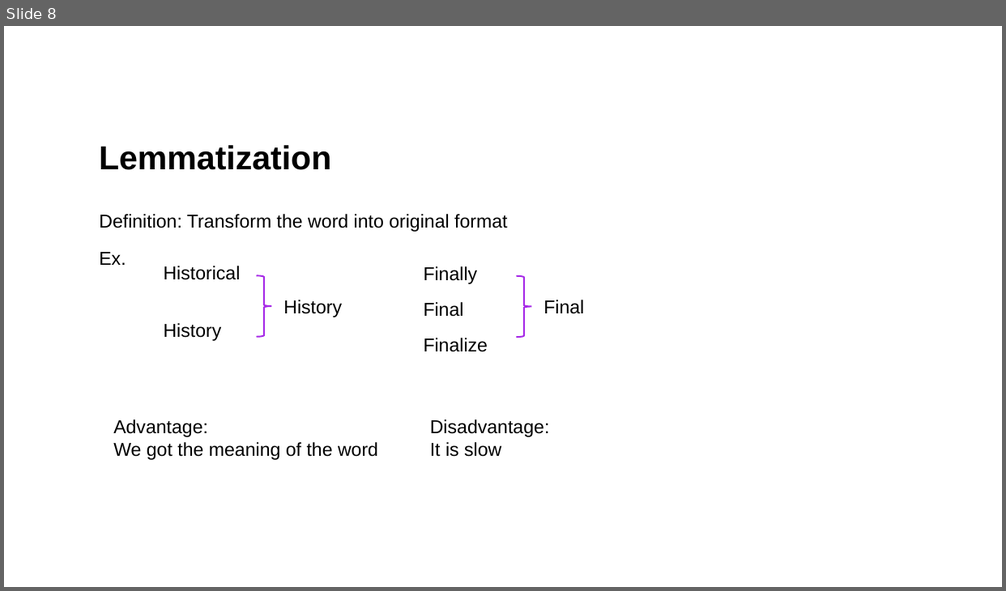
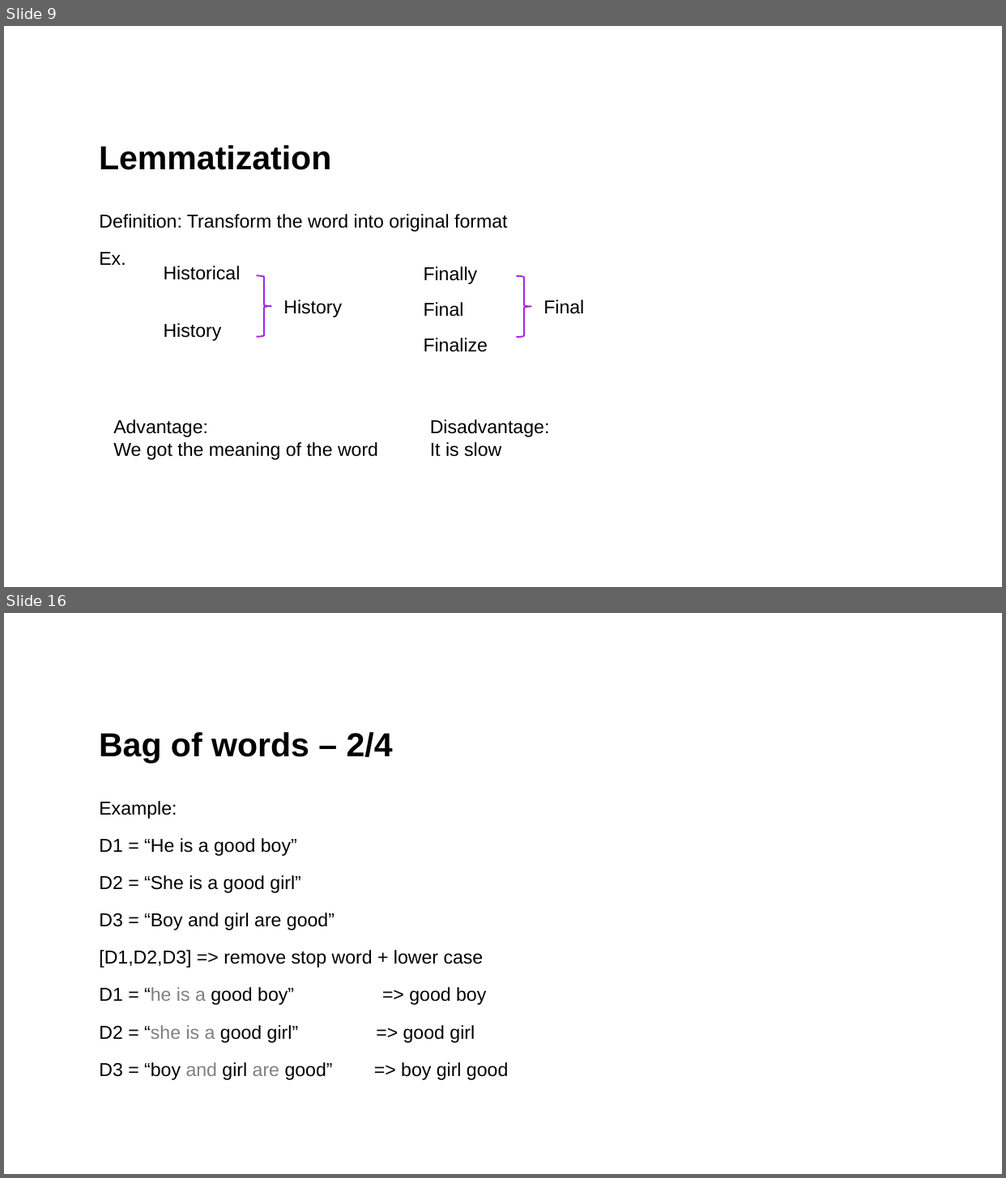
Before and after one commit to mictsung/NLP, a slide deck: Generative ai.pptx. Shown one above the other, each under a label of ours: slide 8 before the commit, slides 9 and 16 after it; the slides between them are not shown. The pictures are 1006x591 and 1006x1178 pixels, drawn with LibreOffice and Linux fonts; fonts in the diff are those of the drawing. Boxes give left, top, right and bottom in pixels: in the first picture for what was removed or moved away, otherwise in the second. Text is boxed around its words. In the diff, an @@ line names an element or a change of style, - is before the commit and + after.

```diff
--- a/Generative ai.pptx
+++ b/Generative ai.pptx
@@ slide 16 added at (4,613,1002,1174), background #FFFFFF @@
@@ title added at (99,732,393,763), 32 pt, text #000000, bold @@
+Bag of words – 2/4
@@ text added at (99,801,508,1080), 18 pt, text #000000 @@
+Example:
+D1 = “He is a good boy”
+D2 = “She is a good girl”
+D3 = “Boy and girl are good”
+[D1,D2,D3] => remove stop word + lower case
+D1 = “he is a good boy” => good boy
+D2 = “she is a good girl” => good girl
+D3 = “boy and girl are good” => boy girl good
@@ what was slide 8 is now slide 9 @@
```
Also in this commit, not shown: 2 slides changed, 14 other slides added, 1 slide removed.
